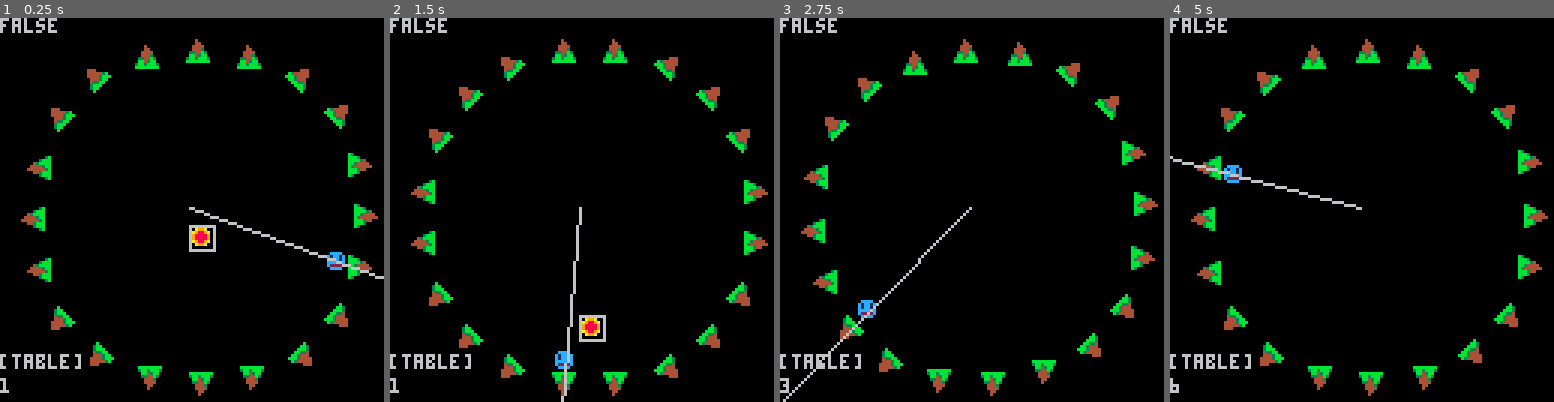
Above: before the commit, frames 1-4 (left to right).
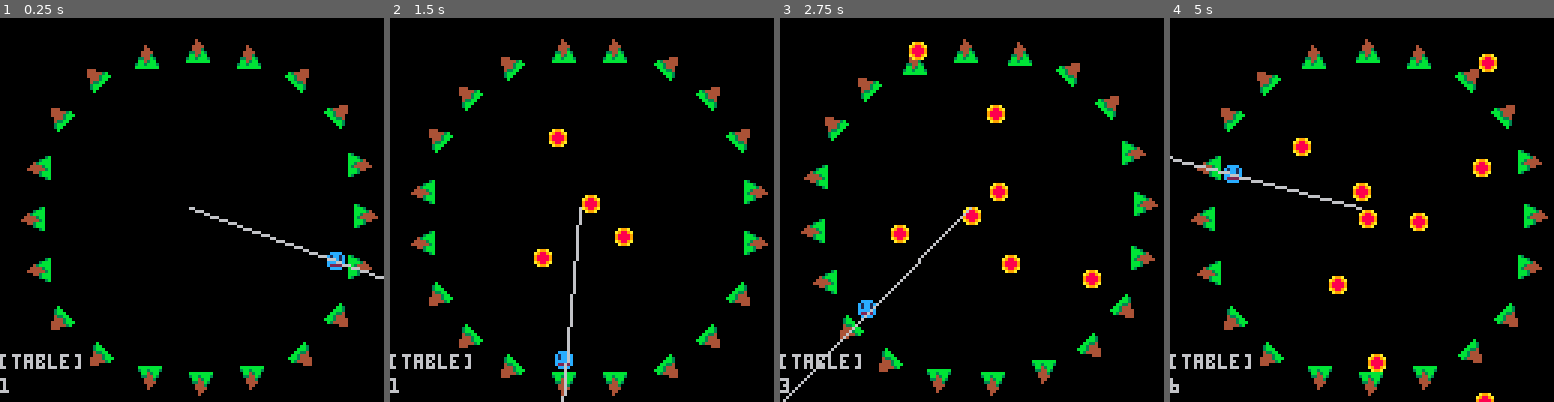
Above: after the commit, the same moments.

Repository: admiralento/pico8wolfertbrothers
Game: PICO-8 cartridge stuckinloop.p8
Two runs of this game, one before a commit and one after it. Both use one fixed random seed, a clock stepped at 60 frames per second and the inputs below.
Inputs:
- Up to frame 1 (0.25 s): no input
- Up to frame 2 (1.5 s): tap X (X key) at 0.33, 1.07 s; tap O (Z key) at 0.7 s
- Up to frame 3 (2.75 s): hold Right 1.6-2.1 s; tap O (Z key) at 1.7, 2.1, 2.5 s; tap X (X key) at 1.85 s; hold Up 2.15-2.42 s; hold Right from 2.47 s (still down)
- Up to frame 4 (5 s): tap O (Z key) every 0.4 s from 2.9 to 4.9 s; tap X (X key) at 2.97, 4.08 s; release Right at 3.03 s; hold Left 3.08-3.58 s; hold Down 3.63-3.97 s; hold Right 4.02-4.68 s; hold Up from 4.73 s (still down)

The runs differ from the first frame. In frame 1, 0.7% of the frame differs, in the area x 0-57%, y 0-61%; in frame 2, 1.5%; in frame 3, 1.6%; in frame 4, 1.9%, in the area x 0-86%, y 0-100%.

Commit message:
damage detection

Diff:
--- a/stuckinloop.p8
+++ b/stuckinloop.p8
@@ -35,8 +35,6 @@
  player = make_player(0,0,1,1)
 
  boss = make_boss()
- shot = make_dynamic(cx,cy)
- apply_angle_mag_dynamic(shot,0.75,0.4)
 end
 
 function generate_platforms(n)
@@ -84,6 +82,7 @@
  d = make_actor(17,x,y,1,1)
  d.xvel = 0
  d.yvel = 0
+ d.damage = 1
  add(dynamics,d)
  return d
 end
@@ -104,11 +103,19 @@
 function _update60()
  angle += 0.0005
  place_platforms_circle(cx,cy,56,sin(angle))
+
+ if ((angle / 0.0005) % 20 == 0) then
+  shot = make_dynamic(cx,cy)
+  apply_angle_mag_dynamic(shot,angle*31.4,0.4)
+ end
 
 	get_user_input()
 	move_to_platform()
 	update_platform_spr()
 	move_dynamics()
+
+	check_dynamic_collisions()
+
 	record_button_states()
 end
 
@@ -165,23 +172,22 @@
  end
 end
 
+function check_dynamic_collisions()
+ local to_del = {}
+ for d in all(dynamics) do
+  if (do_actors_collide(player,d)) then
+   sfx(0)
+   add(to_del,d)
+  end
+ end
+ for d in all(to_del) do
+  del(dynamics, d)
+  del(actors, d)
+ end
+end
+
 function record_button_states()
  prev_button_states = btn()
-end
-
-function do_actors_collide(a,b)
- local ac = get_actor_center(a)
- local bc = get_actor_center(b)
- return ((ac.x + a.bw > bc.x - b.bw) and
-    (ac.x - a.bw < bc.x + b.bw) and
-    (ac.y + a.bh > bc.y - b.bh) and
-    (ac.y - a.bh < bc.y + b.bh))
-end
-
-function get_actor_center(a)
- c = {x = a.x + (a.w*4),
-      y = a.y + (a.h*4)}
- return c
 end
 -->8
 --render
@@ -189,8 +195,6 @@
 function _draw()
 	cls()
 	draw_actors()
-	draw_actor_box(dynamics[1])
-	print(do_actors_collide(player,dynamics[1]),0,0)
 	print(player.current_platform,0,120)
 	print(select_platform_spr(player.x, player.y, 63, 63),0,112)
 	line(cx,cy,((player.x+4)-cx)*2+cx,((player.y+4)-cy)*2+cy)
@@ -245,6 +249,21 @@
   platforms[n].x = r*cos(((n-1)/#platforms)+a) + x
   platforms[n].y = r*sin(((n-1)/#platforms)+a) + y
  end
+end
+
+function do_actors_collide(a,b)
+ local ac = get_actor_center(a)
+ local bc = get_actor_center(b)
+ return ((ac.x + a.bw > bc.x - b.bw) and
+    (ac.x - a.bw < bc.x + b.bw) and
+    (ac.y + a.bh > bc.y - b.bh) and
+    (ac.y - a.bh < bc.y + b.bh))
+end
+
+function get_actor_center(a)
+ c = {x = a.x + (a.w*4),
+      y = a.y + (a.h*4)}
+ return c
 end
 __gfx__
 00000000bbbbbbbbb300000000000b00000000000000000000000000000000000000000000000000000000000000000000000000000000000000000000000000
Not shown, changed: the sound effects (__sfx__) section of stuckinloop.p8
